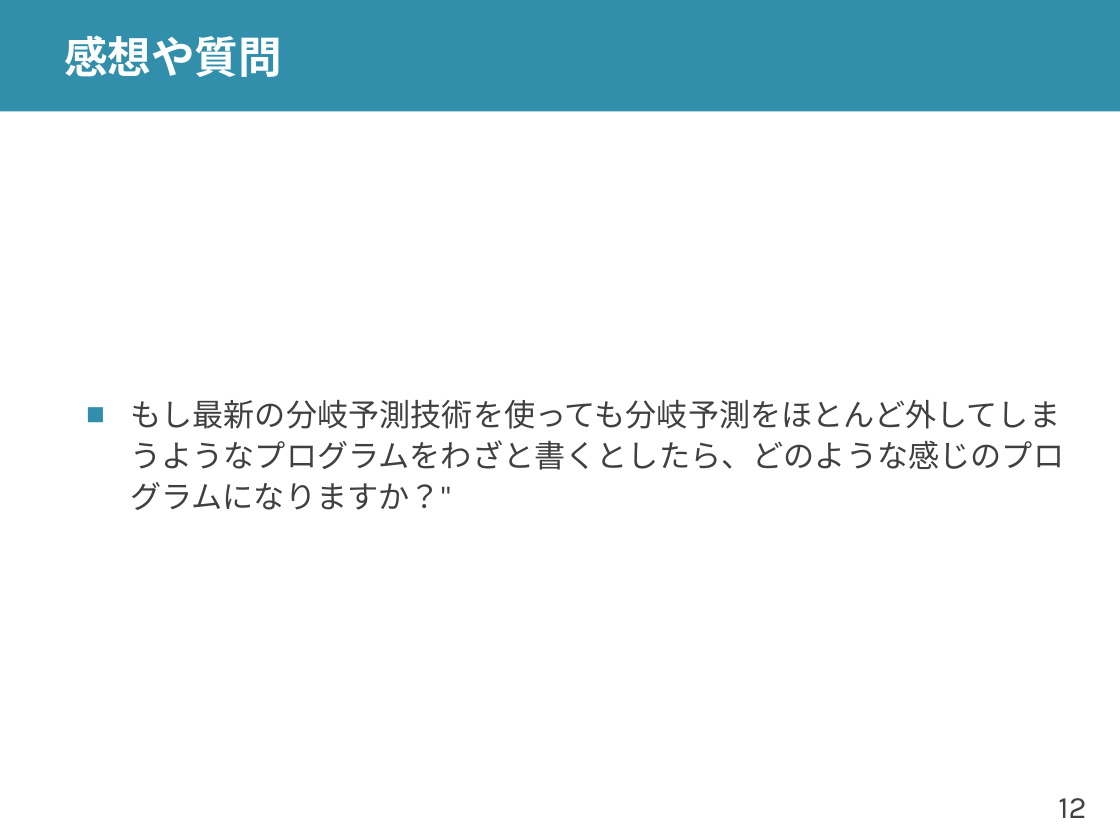
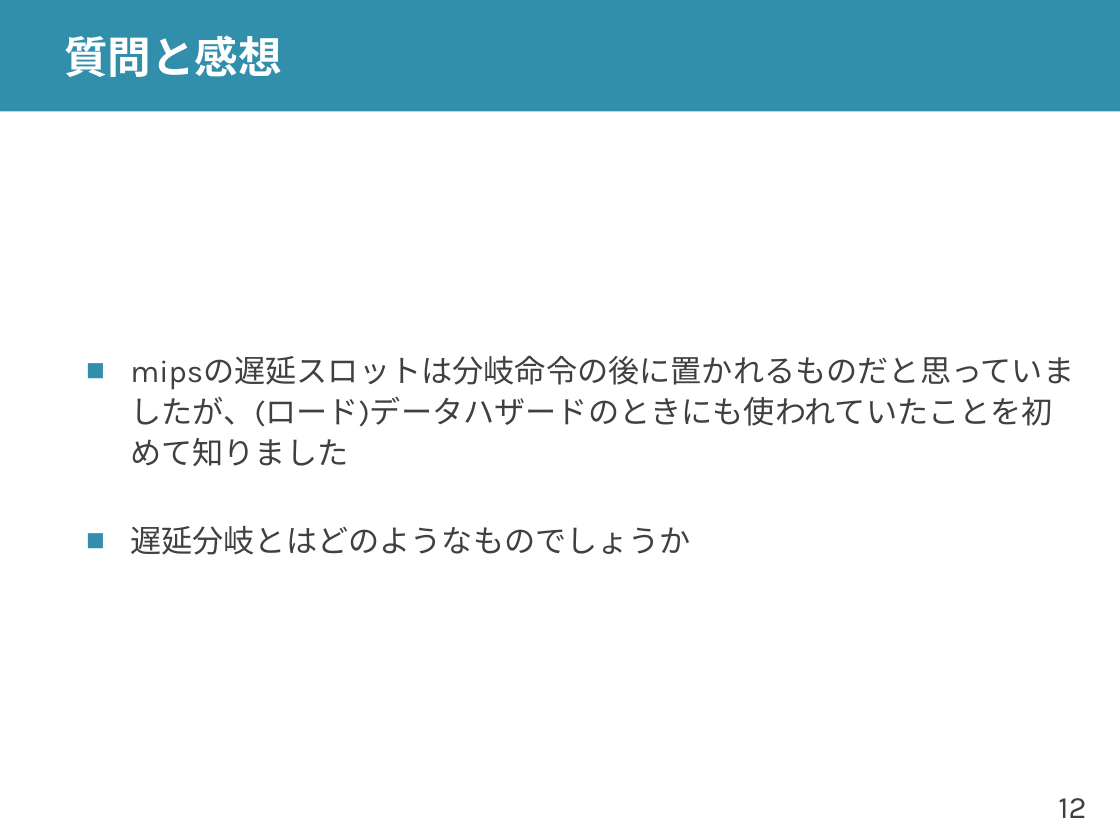
Before and after one commit to shioyadan/advanced-computer-organization, a slide deck: slide 12 of aco-shioya-06.pptx. Drawn at 1120x840 pixels with LibreOffice and Linux fonts; fonts in the diff are those of the drawing. Boxes give left, top, right and bottom in pixels: in the first picture for what was removed or moved away, otherwise in the second. Text is boxed around its words. In the diff, an @@ line names an element or a change of style, - is before the commit and + after.

```diff
--- a/aco-shioya-06.pptx
+++ b/aco-shioya-06.pptx
@@ title at <box>64,35,282,77</box>: text changed @@
-感想や質問
+質問と感想
@@ text at <box>130,396,1053,555</box>: text changed @@
-■ もし最新の分岐予測技術を使っても分岐予測をほとんど外してしまうようなプログラムをわざと書くとしたら、どのような感じのプログラムになりますか？"
+■ mipsの遅延スロットは分岐命令の後に置かれるものだと思っていましたが、(ロード)データハザードのときにも使われていたことを初めて知りました
+■ 遅延分岐とはどのようなものでしょうか
```
Also in this commit, not shown: 15 other slides changed, 20 slides added, 13 slides removed, 3 other files.
